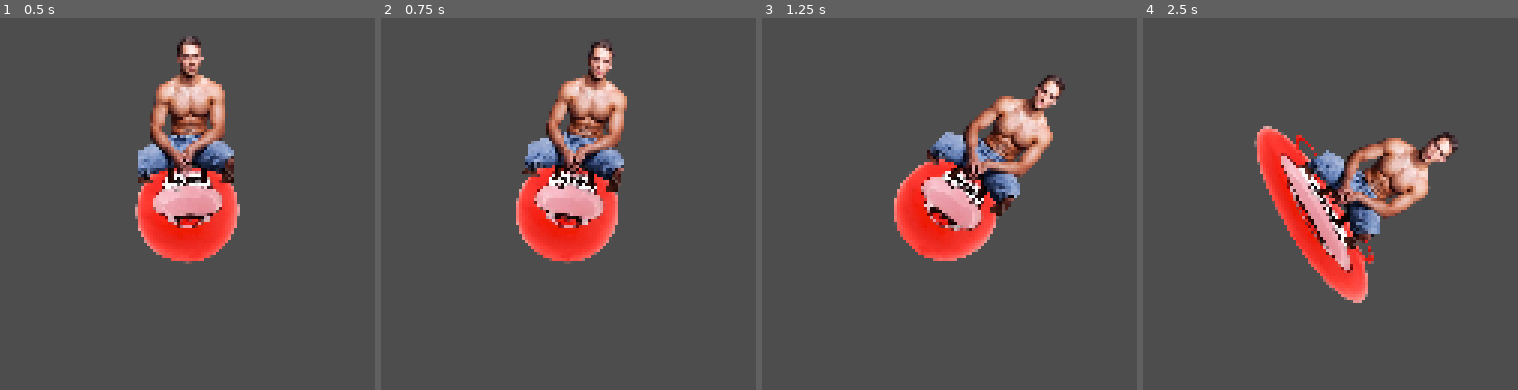
Above: before the commit, frames 1-4 (left to right).
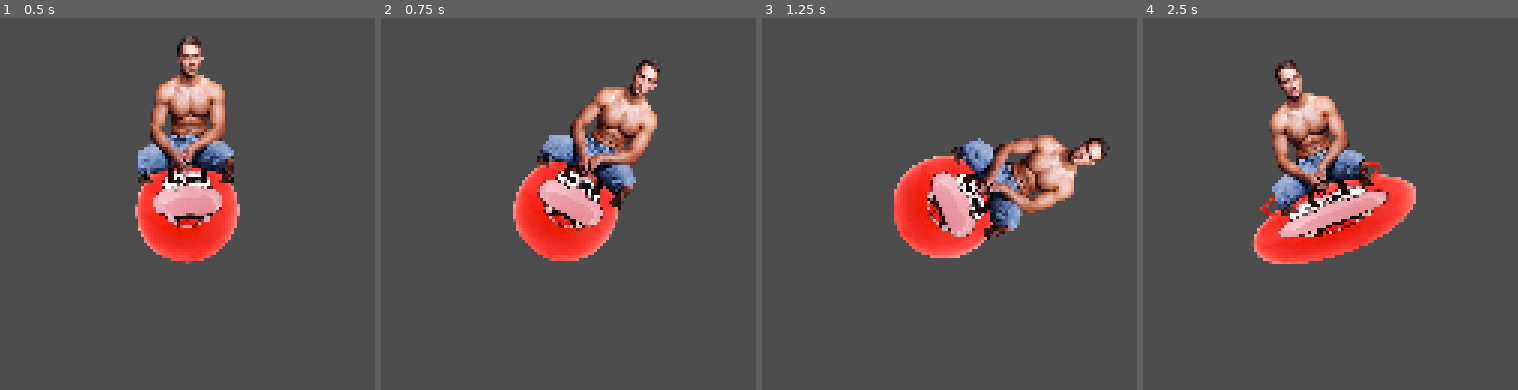
Above: after the commit, the same moments.

Repository: VGDCatumn/VGDC_FALL_26
Game: Godot game, scene res://Levels/testing.tscn
Two runs of this game, one before a commit and one after it. Both use one fixed random seed, a clock stepped at 60 frames per second and the inputs below.
Inputs:
- Up to frame 1 (0.5 s): no input
- Up to frame 2 (0.75 s): hold Right (ui_right) from 0.53 s (still down); hold Shift from 0.53 s (still down)
- Up to frame 3 (1.25 s): keep holding Right (ui_right); keep holding Shift
- Up to frame 4 (2.5 s): release Shift at 1.28 s; tap Shift at 1.35 s; release Right (ui_right) at 2.03 s; hold Left (ui_left) from 2.03 s (still down); hold Shift from 2.03 s (still down)

Frame 1 is identical in both runs. In frame 2, 9.5% of the frame differs, in the area x 35-75%, y 6-67%; in frame 3, 11%; in frame 4, 16%, in the area x 28-84%, y 11-77%.

Commit message:
Organize movement script into functions

Diff:
--- a/Godot/Levels/testing.tscn
+++ b/Godot/Levels/testing.tscn
@@ -2,20 +2,21 @@
 
 [ext_resource type="Script" uid="uid://cepu58cuc2x2a" path="res://Levels/testing.gd" id="1_enxv6"]
 [ext_resource type="Script" uid="uid://cirs83pkny51f" path="res://ball_man.gd" id="1_k6mlf"]
-[ext_resource type="Texture2D" uid="uid://dbeoqdnrf4kod" path="res://Sprites/71WpxMEK-uL._AC_UF894_1000_QL80_-removebg-preview.png" id="2_k6mlf"]
-[ext_resource type="Texture2D" uid="uid://rwe300snjop3" path="res://Sprites/10019598-muscular-man-sitting-on-a-chair-removebg-preview.png" id="3_6fp6m"]
+[ext_resource type="Texture2D" uid="uid://dbeoqdnrf4kod" path="res://Sprites/ball_sprite.png" id="2_k6mlf"]
+[ext_resource type="Texture2D" uid="uid://rwe300snjop3" path="res://Sprites/man_sprite.png" id="3_6fp6m"]
+[ext_resource type="AudioStream" uid="uid://bvioti255t7sd" path="res://SFX/moving-stone-v2.mp3" id="5_a7g5p"]
 
 [sub_resource type="RectangleShape2D" id="RectangleShape2D_enxv6"]
-size = Vector2(1120.5, 124)
+size = Vector2(1778, 124)
 
 [sub_resource type="RectangleShape2D" id="RectangleShape2D_a7g5p"]
 size = Vector2(906.0276, 131)
 
 [sub_resource type="RectangleShape2D" id="RectangleShape2D_ymqfe"]
-size = Vector2(906.0276, 565.5)
+size = Vector2(1041.0137, 565.5)
 
 [sub_resource type="RectangleShape2D" id="RectangleShape2D_2xqxn"]
-size = Vector2(906.0276, 1098.7501)
+size = Vector2(192.0138, 1098.7501)
 
 [sub_resource type="RectangleShape2D" id="RectangleShape2D_mui3k"]
 size = Vector2(321.32874, 36)
@@ -27,7 +28,7 @@
 size = Vector2(142.64575, 45.127884)
 
 [sub_resource type="RectangleShape2D" id="RectangleShape2D_xygf2"]
-size = Vector2(1785.0139, 565.5)
+size = Vector2(1790.0139, 565.5)
 
 [sub_resource type="CircleShape2D" id="CircleShape2D_a7g5p"]
 radius = 37.0
@@ -38,7 +39,7 @@
 tracks/0/type = "value"
 tracks/0/imported = false
 tracks/0/enabled = true
-tracks/0/path = NodePath("71WpxMekUL_AcUf8941000Ql80RemovebgPreview:position")
+tracks/0/path = NodePath("ball_sprite:position")
 tracks/0/interp = 1
 tracks/0/loop_wrap = true
 tracks/0/keys = {
@@ -50,7 +51,7 @@
 tracks/1/type = "value"
 tracks/1/imported = false
 tracks/1/enabled = true
-tracks/1/path = NodePath("71WpxMekUL_AcUf8941000Ql80RemovebgPreview:scale")
+tracks/1/path = NodePath("ball_sprite:scale")
 tracks/1/interp = 1
 tracks/1/loop_wrap = true
 tracks/1/keys = {
@@ -62,7 +63,7 @@
 tracks/2/type = "value"
 tracks/2/imported = false
 tracks/2/enabled = true
-tracks/2/path = NodePath("10019598MuscularManSittingOnAChairRemovebgPreview:position")
+tracks/2/path = NodePath("man_sprite:position")
 tracks/2/interp = 1
 tracks/2/loop_wrap = true
 tracks/2/keys = {
@@ -74,7 +75,7 @@
 tracks/3/type = "value"
 tracks/3/imported = false
 tracks/3/enabled = true
-tracks/3/path = NodePath("10019598MuscularManSittingOnAChairRemovebgPreview:scale")
+tracks/3/path = NodePath("man_sprite:scale")
 tracks/3/interp = 1
 tracks/3/loop_wrap = true
 tracks/3/keys = {
@@ -90,7 +91,7 @@
 tracks/0/type = "value"
 tracks/0/imported = false
 tracks/0/enabled = true
-tracks/0/path = NodePath("71WpxMekUL_AcUf8941000Ql80RemovebgPreview:position")
+tracks/0/path = NodePath("ball_sprite:position")
 tracks/0/interp = 1
 tracks/0/loop_wrap = true
 tracks/0/keys = {
@@ -102,7 +103,7 @@
 tracks/1/type = "value"
 tracks/1/imported = false
 tracks/1/enabled = true
-tracks/1/path = NodePath("71WpxMekUL_AcUf8941000Ql80RemovebgPreview:scale")
+tracks/1/path = NodePath("ball_sprite:scale")
 tracks/1/interp = 1
 tracks/1/loop_wrap = true
 tracks/1/keys = {
@@ -114,7 +115,7 @@
 tracks/2/type = "value"
 tracks/2/imported = false
 tracks/2/enabled = true
-tracks/2/path = NodePath("10019598MuscularManSittingOnAChairRemovebgPreview:position")
+tracks/2/path = NodePath("man_sprite:position")
 tracks/2/interp = 1
 tracks/2/loop_wrap = true
 tracks/2/keys = {
@@ -126,7 +127,7 @@
 tracks/3/type = "value"
 tracks/3/imported = false
 tracks/3/enabled = true
-tracks/3/path = NodePath("10019598MuscularManSittingOnAChairRemovebgPreview:scale")
+tracks/3/path = NodePath("man_sprite:scale")
 tracks/3/interp = 1
 tracks/3/loop_wrap = true
 tracks/3/keys = {
@@ -142,7 +143,7 @@
 tracks/0/type = "value"
 tracks/0/imported = false
 tracks/0/enabled = true
-tracks/0/path = NodePath("71WpxMekUL_AcUf8941000Ql80RemovebgPreview:scale")
+tracks/0/path = NodePath("ball_sprite:scale")
 tracks/0/interp = 1
 tracks/0/loop_wrap = true
 tracks/0/keys = {
@@ -154,7 +155,7 @@
 tracks/1/type = "value"
 tracks/1/imported = false
 tracks/1/enabled = true
-tracks/1/path = NodePath("71WpxMekUL_AcUf8941000Ql80RemovebgPreview:position")
+tracks/1/path = NodePath("ball_sprite:position")
 tracks/1/interp = 1
 tracks/1/loop_wrap = true
 tracks/1/keys = {
@@ -166,7 +167,7 @@
 tracks/2/type = "value"
 tracks/2/imported = false
 tracks/2/enabled = true
-tracks/2/path = NodePath("10019598MuscularManSittingOnAChairRemovebgPreview:position")
+tracks/2/path = NodePath("man_sprite:position")
 tracks/2/interp = 1
 tracks/2/loop_wrap = true
 tracks/2/keys = {
@@ -178,7 +179,7 @@
 tracks/3/type = "value"
 tracks/3/imported = false
 tracks/3/enabled = true
-tracks/3/path = NodePath("10019598MuscularManSittingOnAChairRemovebgPreview:scale")
+tracks/3/path = NodePath("man_sprite:scale")
 tracks/3/interp = 1
 tracks/3/loop_wrap = true
 tracks/3/keys = {
@@ -203,7 +204,7 @@
 collision_mask = 3
 
 [node name="CollisionShape2D" type="CollisionShape2D" parent="StaticBody2D" unique_id=1369962554]
-position = Vector2(576.75, 557)
+position = Vector2(248, 557)
 shape = SubResource("RectangleShape2D_enxv6")
 
 [node name="CollisionShape2D3" type="CollisionShape2D" parent="StaticBody2D" unique_id=926389555]
@@ -212,17 +213,17 @@
 shape = SubResource("RectangleShape2D_a7g5p")
 
 [node name="CollisionShape2D4" type="CollisionShape2D" parent="StaticBody2D" unique_id=1536975334]
-position = Vector2(2030, 438)
+position = Vector2(2097.4932, 438)
 scale = Vector2(0.99999994, 0.99999994)
 shape = SubResource("RectangleShape2D_ymqfe")
 
 [node name="CollisionShape2D5" type="CollisionShape2D" parent="StaticBody2D" unique_id=258119121]
-position = Vector2(2894, -349)
+position = Vector2(2556, -329)
 scale = Vector2(0.9999999, 0.9999999)
 shape = SubResource("RectangleShape2D_2xqxn")
 
 [node name="CollisionShape2D8" type="CollisionShape2D" parent="StaticBody2D" unique_id=395597530]
-position = Vector2(-407, 85)
+position = Vector2(-578, 58)
 scale = Vector2(0.9999999, 0.9999999)
 shape = SubResource("RectangleShape2D_2xqxn")
 
@@ -242,7 +243,7 @@
 shape = SubResource("RectangleShape2D_x7n8j")
 
 [node name="CollisionShape2D7" type="CollisionShape2D" parent="StaticBody2D" unique_id=1749007629]
-position = Vector2(730.5069, -453)
+position = Vector2(728.0069, -453)
 scale = Vector2(0.9999999, 0.9999999)
 shape = SubResource("RectangleShape2D_xygf2")
 
@@ -250,17 +251,17 @@
 position = Vector2(151, 433)
 script = ExtResource("1_k6mlf")
 
-[node name="71WpxMekUL_AcUf8941000Ql80RemovebgPreview" type="Sprite2D" parent="BallMan" unique_id=1194263613]
+[node name="ball_sprite" type="Sprite2D" parent="BallMan" unique_id=1194263613]
 position = Vector2(0, -1)
 scale = Vector2(0.1769723, 0.17636023)
 texture = ExtResource("2_k6mlf")
 
-[node name="10019598MuscularManSittingOnAChairRemovebgPreview" type="Sprite2D" parent="BallMan" unique_id=918184012]
+[node name="man_sprite" type="Sprite2D" parent="BallMan" unique_id=918184012]
 position = Vector2(-1.999999, -77.875)
 scale = Vector2(0.18995097, 0.19648694)
 texture = ExtResource("3_6fp6m")
 
-[node name="CollisionShape2D" type="CollisionShape2D" parent="BallMan" unique_id=463927563]
+[node name="player_CollisionShape2D" type="CollisionShape2D" parent="BallMan" unique_id=463927563]
 position = Vector2(1, -8)
 shape = SubResource("CircleShape2D_a7g5p")
 
@@ -269,3 +270,7 @@
 [node name="AnimationPlayer" type="AnimationPlayer" parent="BallMan" unique_id=1121858593]
 libraries/ = SubResource("AnimationLibrary_a7g5p")
 autoplay = &"bounce_animation"
+
+[node name="AudioStreamPlayer2D" type="AudioStreamPlayer2D" parent="BallMan" unique_id=456266818]
+stream = ExtResource("5_a7g5p")
+parameters/looping = true
--- a/Godot/ball_man.gd
+++ b/Godot/ball_man.gd
@@ -7,73 +7,139 @@
 var prev_velocity : Vector2
 
 
-var gravity := 1200.0
-var slam_force := 500.0        # Extra downward push when pressing down
-var bounce_multiplier := 0.85   # Energy retained on bounce
+var gravity := 1200.0			# Gravity is 2x on a slam down
+var bounce_multiplier := 0.85   	# Energy retained on bounce
 var max_fall_speed := 2500.0
 var max_bounce_speed := 100.0
 var total_velocity := 0
-var bounce_count := 0
 var press_shift := false
+
+# Variables created by Ben
+var wall_bounce_multiplier = 0.7			# force to multiply by when collidiing with walls and ceiling
 
 
 func _physics_process(delta: float) -> void:
 
-	# Add the gravity.
+	if not is_on_floor():
+		handle_fall(delta) # apply gravity and handle slam down
 
-	if not is_on_floor():
-		velocity.y += gravity * delta
-		if velocity.y >= 0 and Input.is_action_pressed("ui_down"):
-			velocity.y += slam_force * delta
-			total_velocity = velocity.y
-			if $AnimationPlayer.assigned_animation != "stretch":
-				$AnimationPlayer.play("stretch")
-		velocity.y = min(velocity.y, max_fall_speed)
+	else:
+		handle_floor_bounce() # bounce ball upwards and apply velocity based on rotation angle
+
+	# handle bounce collisions with wall and ceiling
+	handle_wall_bounce(wall_bounce_multiplier)
+
+	# rotate player with left/right
+	wobble_rotate(delta)
+
+	 # Move character
+	move_and_slide()
 
 
+### CUSTOM MOVEMENT FUNCTIONS
+func handle_fall(delta):
+	# increase velocity towards ground if not on floor
+	velocity.y += gravity * delta
 
-	else:
-		$AnimationPlayer.play("bounce_animation")
-		#Bounce effect
+	# slam down only when ball is already falling and user presses down
+	if velocity.y >= 0 and Input.is_action_pressed("ui_down"):
+		slam_down(delta)
 
+	# cap the max velocity in downwards y direction
+	# This should be looked at some more -- Ben
+	velocity.y = min(velocity.y, max_fall_speed)
 
-			#If down is not pressed then bounce is reduced by 0.85 pre bSounce
-		velocity.y = -abs(total_velocity) * 0.45
-		bounce_count = 0
+# Increase downwards velocity when holding down
+func slam_down(delta):
+	# play stretch animation
+	if $AnimationPlayer.assigned_animation != "stretch":
+		$AnimationPlayer.play("stretch")
 
+	# double the gravity applied to the ball
+	velocity.y += gravity * delta
 
-		#Resets velocity.y if it gets too low to the ground
-		if !Input.is_key_pressed(KEY_SHIFT):
-			if total_velocity < 400:
-				total_velocity = 400
-			else:
-				total_velocity = min(500, velocity.y)
+	# I'm not sure what this line does -- Ben
+	# It seems to give the ball more bouncing power
+	total_velocity = velocity.y
 
-		velocity += Vector2(cos(deg_to_rad(90 - rotation_degrees)) * 400,
-		sin(deg_to_rad(90 - rotation_degrees)) * -400)
+# Handle ball physics on ground collisions
+func handle_floor_bounce():
+	# Play bounce animation
+	$AnimationPlayer.play("bounce_animation")
 
+	# Bounce player off the ground, based on their current speed
+	velocity.y = -abs(total_velocity) * 0.45
 
-	if is_on_wall():
-		#Causes velocity to reverse when hitting a wall, then reduces by the constant
-		velocity.x = -prev_velocity.x * 0.7
-	if is_on_ceiling():
-		#Causes velocity to reverse when hitting a ceiling, then reduces by the constant
-		velocity.y = -prev_velocity.y * 0.7
-	# Handle jump
+	# Cap upwards velocity to 500
+	total_velocity = min(velocity.y, 500)
 
-	if Input.is_action_pressed("ui_right"):
-		rotate(1 * delta)
-	elif Input.is_action_pressed("ui_left"):
-		rotate(-1 * delta)
+	# Add velocity in direction of rotation, during a bounce
+	# Velocity in the x direction is noticeably greater
+	# --> this allows for more horizontal control
+	velocity.x += cos(PI/2 - rotation) * 800
+	velocity.y += sin(PI/2 - rotation) * -400
+
+# Handle bounces off walls and ceiling
+func handle_wall_bounce(wall_bounce_multiplier):
+	# Record prev_velocity before a collision.
+	# When collision occurs, engine sets velocity in that direction = 0
+	# Manually set the velocity in the opposite direction with the prev_velocity
 
 	if velocity.x != 0:
 		prev_velocity.x = velocity.x
 	if velocity.y != 0:
 		prev_velocity.y = velocity.y
 
-	# Get the input direction and handle the movement/deceleration.
-	# As good practice, you should replace UI actions with custom gameplay actions.
+	if is_on_wall():
+		#Causes x velocity to reverse when hitting a wall, then reduces by the constant
+		velocity.x = -prev_velocity.x * wall_bounce_multiplier
+	if is_on_ceiling():
+		#Causes y velocity to reverse when hitting a ceiling, then reduces by the constant
+		velocity.y = -prev_velocity.y * wall_bounce_multiplier
+
+# Manual rotation, use left/right to tilt player
+func manual_rotate(delta):
+	if Input.is_action_pressed("ui_right"):
+		rotate(1 * delta)
+	elif Input.is_action_pressed("ui_left"):
+		rotate(-1 * delta)
+
+	# play audio when manual rotating
+	manual_rotate_sound(delta)
+
+func manual_rotate_sound(delta):
+	# Play concrete_sliding audio only when player starts rotating
+	# Volume level starts as 0, increases the longer you turn
+
+	var vol_increase_rate = 0.8; # 0.5 means increase volume by 50% each second
+
+	if Input.is_action_just_pressed("ui_right") or Input.is_action_just_pressed("ui_left") :
+		$AudioStreamPlayer2D.play()
+		$AudioStreamPlayer2D.set_volume_linear(0);
+
+	if Input.is_action_pressed("ui_right") or Input.is_action_pressed("ui_left"):
+		var volume = $AudioStreamPlayer2D.get_volume_linear()
+		volume += vol_increase_rate * delta
+		volume = clampf(volume, 0, 1.5) # cap volume to be 0% to 150%
+		$AudioStreamPlayer2D.set_volume_linear(volume)
+
+	else: # no input actions, aka no rotation
+		$AudioStreamPlayer2D.stop() # stop concrete_sliding audio when player doesn't turn
+		$AudioStreamPlayer2D.set_volume_linear(0)
 
 
-	 # Move character
-	move_and_slide()
+# Rotation replacement by Ben
+# Player rotation will return to upright rotation if left/right direction are not held down
+# The maximum amount of rotation is end_angle_right, and end_angle_left
+# if these end angles go beyond PI/2, you might have the player rotate upsidedown
+func wobble_rotate(delta):
+	var start_angle = 0
+	var end_angle_right = PI * 1/2
+	var end_angle_left = PI * -1/2
+
+	if Input.is_action_pressed("ui_right"):
+		rotation = lerp_angle(rotation, end_angle_right, delta * 2)
+	elif Input.is_action_pressed("ui_left"):
+		rotation = lerp_angle(rotation, end_angle_left, delta * 2)
+	else:
+		rotation = lerp_angle(rotation, start_angle, delta * 1)
Not shown, added: Godot/SFX/moving-stone-v2.mp3.import
Not shown, added: Godot/SFX/moving-stone.mp3.import
Renamed: Godot/Sprites/71WpxMEK-uL._AC_UF894_1000_QL80_-removebg-preview.png -> Godot/Sprites/ball_sprite.png
Not shown, changed: Godot/Sprites/ball_sprite.png.import
Renamed: Godot/Sprites/10019598-muscular-man-sitting-on-a-chair-removebg-preview.png -> Godot/Sprites/man_sprite.png
Not shown, changed: Godot/Sprites/man_sprite.png.import
Not shown, added: Godot/SFX/moving-stone-v2.mp3
Not shown, added: Godot/SFX/moving-stone.mp3
